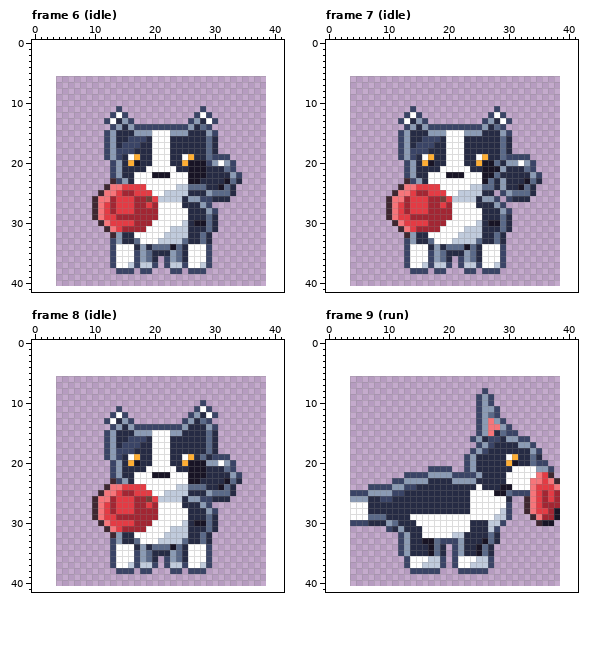
Two versions of one pixel-art file, art/skins-animals/social-frisbee-dog@88.aseprite. Above is the file before it was changed.
35x35 pixels, 12 frames. Shown: frame 6 (idle), frame 7 (idle), frame 8 (idle), frame 9 (run). The old version is drawn lined up with the new one, on the new canvas. The commit also changed other frames, which this record leaves out.
The result:
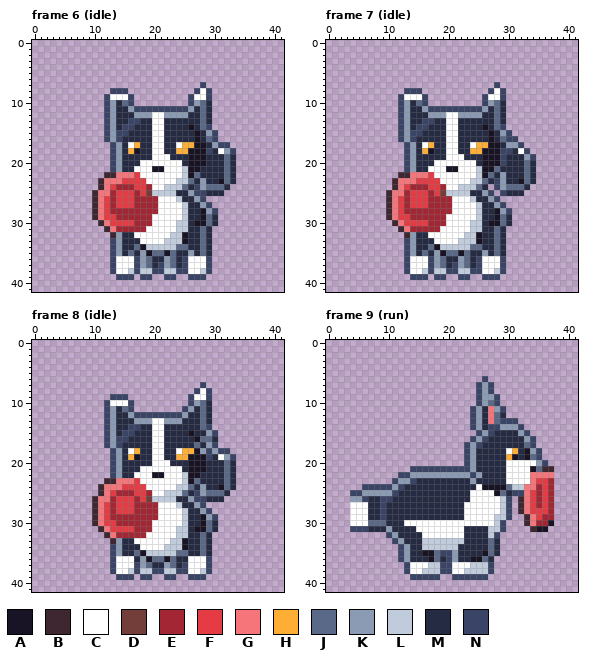
Palette (. is transparent): A #181425  B #3e2731  C #ffffff  D #733e39  E #a22633  F #e43b44  G #f6757a  H #feae34  J #5a6988  K #8b9bb4  L #c0cbdc  M #262b44  N #3a4466
Edits made:
canvas 35x35 -> 42x42, the old top-left corner now at 4,6
Frame 6 (idle):
y 7: x 28 . -> N
y 8: x 13..15 ... -> NNN; x 27..29 ... -> NCN
y 9: x 12..16 ..... -> NCCCN; x 26..29 .... -> NCCN
y 10: x 12..16 ..... -> NKMJN; x 26..29 .... -> NKJM
y 11: x 12..29 ..N.............N. -> NKMMKNNNNNNNNNKMJM
y 12: x 12..29 .NCN...........NCN -> NKMMMKKKCCKKKKMMJM
y 13: x 13 C -> K; x 15 K -> M; x 17..30 .........NKMCN -> NMMCCMMMMMMJM.
y 14: x 12..26 .NKMKNNNNNNNNNK -> NKMNNMMMCCMMMMA
y 15: x 14..15 MM -> NN; x 17..19 KKK -> MMM; x 22..25 CKKK -> MMMM; x 27 M -> A
y 16: x 14 M -> N; x 16..18 NNN -> MMM; x 22 C -> M; x 27 M -> A; x 30 M -> N
y 17: x 12..17 NKMNNN -> .NKMCH; x 22 C -> M; x 24..32 MMMMMJM.. -> CHHAAMKNN
y 18: x 12..17 NKNNNM -> .NKMHA; x 22 C -> M; x 24..29 MMMMMJ -> HHAAAN; x 31..33 ... -> CKN
y 19: x 12..14 NKN -> .NK; x 16..17 CH -> MM; x 25..33 CHMMJNNN. -> MAAAMMMJM
y 20: x 16..19 HAMM -> MMCC; x 23..25 MMH -> CCM; x 29..33 NKCKN -> MMMJM
y 21: x 17..18 MM -> CC; x 20..21 CC -> AA; x 24..25 MM -> CL; x 28 A -> M; x 33 N -> M
y 22: x 12..17 .NKMMC -> BBGGGF; x 20..22 AAA -> CCC; x 25 C -> L; x 27..28 AA -> JM; x 32..34 MKN -> JM.
y 23: x 11..18 ..BNKMCC -> BGGGFFFF; x 24..28 CCAAM -> LLJMK; x 31..34 MAJM -> AJM.
y 24: x 11..16 .BGGFF -> BGFEEE; x 19 C -> E; x 22..23 CC -> LL; x 25..33 LJJJMMAJM -> JMNKJJJM.
y 25: x 10..11 .B -> BG; x 13 G -> E; x 15..17 EEF -> FFE; x 19..21 FCC -> DLL; x 24..33 LLMMMKJJJM -> MMKNNMMM..
y 26: x 12 G -> F; x 19..23 DFLLL -> EECCC; x 26 K -> M; x 29..32 NMMM -> ....
y 27: x 19 F -> E; x 25 M -> L
y 28: x 14..16 FFF -> EEE; x 25 C -> L; x 28 M -> A
y 29: x 20 E -> C; x 25 C -> L; x 28 M -> A
y 30: x 24 C -> L
y 31: x 14 F -> E; x 23 L -> C; x 28..30 MJM -> JM.
y 32: x 22 L -> C; x 25 L -> A
y 33: x 17 J -> M; x 21 L -> C; x 25 J -> A
y 34: x 14..23 CCCMKMJJJA -> KMMJALLLLL; x 25..29 MCCCN -> JMMJM
y 35: x 14..17 CCCN -> KMJM; x 19..24 JMMMKJ -> AJJAJM; x 26..29 CCCN -> KMJM
y 36: x 21..25 .NKJM -> MKJMN
y 37: x 16 L -> C; x 18..24 LLN.NLL -> KJMNKJM; x 28 L -> C
y 38: x 13..23 .NNN.NN...N -> NCCLNLLNNLL; x 25..29 .NNN. -> NCCLN
y 39: x 14..16 ... -> NNN; x 18..19 .. -> NN; x 22..23 .. -> NN; x 26..28 ... -> NNN
Frame 7 (idle):
y 7: x 28 . -> N
y 8: x 13..15 ... -> NNN; x 27..29 ... -> NCN
y 9: x 12..16 ..... -> NCCCN; x 26..29 .... -> NCCN
y 10: x 12..16 ..... -> NKMJN; x 26..29 .... -> NKJM
y 11: x 12..29 ..N.............N. -> NKMMKNNNNNNNNNKMJM
y 12: x 12..29 .NCN...........NCN -> NKMMMKKKCCKKKKMMJM
y 13: x 13 C -> K; x 15 K -> M; x 17..30 .........NKMCN -> NMMCCMMMMMMJM.
y 14: x 12..26 .NKMKNNNNNNNNNK -> NKMNNMMMCCMMMMA
y 15: x 14..15 MM -> NN; x 17..19 KKK -> MMM; x 22..25 CKKK -> MMMM; x 27 M -> A
y 16: x 14 M -> N; x 16..18 NNN -> MMM; x 22 C -> M; x 27 M -> A; x 30..31 M. -> NN
y 17: x 12..17 NKMNNN -> .NKMCH; x 22 C -> M; x 24..32 MMMMMJM.. -> CHHAAMKKN
y 18: x 12..17 NKNNNM -> .NKMHA; x 22 C -> M; x 24..33 MMMMMJM... -> HHAAANNMCN
y 19: x 12..14 NKN -> .NK; x 16..17 CH -> MM; x 25..34 CHMMJNNNN. -> MAAANMMMKN
y 20: x 16..19 HAMM -> MMCC; x 23..25 MMH -> CCM; x 28..34 JMKKCKN -> ANMMMJM
y 21: x 17..18 MM -> CC; x 20..21 CC -> AA; x 24..25 MM -> CL; x 28..29 AK -> JM; x 34 N -> M
y 22: x 12..17 .NKMMC -> BBGGGF; x 20..22 AAA -> CCC; x 25 C -> L; x 27..29 AJM -> JMK; x 33..35 MKN -> JM.
y 23: x 11..18 ..BNKMCC -> BGGGFFFF; x 24..28 CCAJM -> LLJMN; x 32..35 MAJM -> AJM.
y 24: x 11..16 .BGGFF -> BGFEEE; x 19 C -> E; x 22..23 CC -> LL; x 25..28 LJJM -> JM.N; x 30..34 MMAJM -> JJJM.
y 25: x 10..11 .B -> BG; x 13 G -> E; x 15..17 EEF -> FFE; x 19..21 FCC -> DLL; x 24..27 LLMM -> MMKN; x 30..34 KJJJM -> MMM..
y 26: x 12 G -> F; x 19..23 DFLLL -> EECCC; x 26 K -> M; x 30..33 NMMM -> ....
y 27: x 19 F -> E; x 25 M -> L
y 28: x 14..16 FFF -> EEE; x 25 C -> L; x 28 M -> A
y 29: x 20 E -> C; x 25 C -> L; x 28 M -> A
y 30: x 24 C -> L
y 31: x 14 F -> E; x 23 L -> C; x 28..30 MJM -> JM.
y 32: x 22 L -> C; x 25 L -> A
y 33: x 17 J -> M; x 21 L -> C; x 25 J -> A
y 34: x 14..23 CCCMKMJJJA -> KMMJALLLLL; x 25..29 MCCCN -> JMMJM
y 35: x 14..17 CCCN -> KMJM; x 19..24 JMMMKJ -> AJJAJM; x 26..29 CCCN -> KMJM
y 36: x 21..25 .NKJM -> MKJMN
y 37: x 16 L -> C; x 18..24 LLN.NLL -> KJMNKJM; x 28 L -> C
y 38: x 13..23 .NNN.NN...N -> NCCLNLLNNLL; x 25..29 .NNN. -> NCCLN
y 39: x 14..16 ... -> NNN; x 18..19 .. -> NN; x 22..23 .. -> NN; x 26..28 ... -> NNN
Frame 8 (idle):
y 7: x 28 . -> N
y 8: x 27..29 ... -> NCN
y 9: x 13..15 ... -> NNN; x 26..29 .... -> NCCN
y 10: x 12..16 ..... -> NCCCN; x 26..29 ..N. -> NKJM
y 11: x 12..16 ..N.. -> NKMJN; x 25..29 ..NCN -> NKMJM
y 12: x 12..30 .NCN..........NKMCN -> NKMMKNNNNNNNNKMMJM.
y 13: x 13 C -> K; x 15..26 KN........NK -> MMKKKCCKKKMM; x 29 N -> M
y 14: x 12..14 .NK -> NKM; x 16 K -> N; x 18..25 NNNNNNNK -> MMCCMMMM; x 28..30 MKN -> JN.
y 15: x 15..19 MMKKK -> NNMMM; x 22..24 CKK -> MMM; x 26 M -> A; x 29..30 JM -> KN
y 16: x 14..18 MMNNN -> NNMMM; x 22 C -> M; x 27..28 MM -> AJ
y 17: x 14..17 MNNN -> NMMM; x 22 C -> M; x 27 M -> J; x 29..30 JM -> KN
y 18: x 12..17 NKNNNM -> .NKMCH; x 22 C -> M; x 24..32 MMMMMJM.. -> CHHAKNKNN
y 19: x 12..14 NKN -> .NK; x 16..17 CH -> HA; x 22 C -> M; x 24..33 MCHMJMNNN. -> HHAAANMCKN
y 20: x 16..17 HA -> MM; x 25 H -> M; x 29..33 KKCKN -> MMMJM
y 21: x 18 M -> C; x 24 M -> C; x 33 N -> M
y 22: x 22 A -> C; x 25 C -> L; x 28 A -> M; x 32..34 MKN -> JM.
y 23: x 12 . -> B; x 14..17 NKMC -> GGGF; x 25 C -> L; x 27 A -> J; x 32..34 AJM -> JM.
y 24: x 11..12 .B -> BG; x 27..28 JJ -> MK
y 25: x 13..14 GF -> FE; x 19 F -> E; x 25 L -> J; x 27..29 MMK -> NKJ; x 32..33 JM -> M.
y 26: x 18 E -> F; x 20 F -> L; x 24 L -> M; x 27 K -> N; x 29 N -> M; x 32 M -> .
y 27: x 19 F -> E; x 24 C -> L; x 27..29 MKN -> KN.
y 28: x 25 C -> L; x 28..30 MKN -> KN.
y 29: x 13 F -> E; x 25 C -> L; x 28..30 MJM -> AKN
y 30: x 10..12 .BG -> BGF; x 14..16 FFF -> EEE; x 27 A -> M
y 31: x 11..13 .BG -> BGF; x 15..16 EE -> FF; x 19 C -> E; x 23 L -> C; x 27..28 MM -> AA
y 32: x 12..18 .BKMMCC -> BGEEEEE; x 22..23 LL -> CC
y 33: x 13 N -> B; x 17 J -> C; x 21..22 LL -> CC; x 25 J -> A
y 34: x 14..16 CCC -> KMM; x 18..29 KMJJJAJMCCCN -> CCCCLLLAMMJM
y 35: x 14..23 CCCNKJMMMK -> KMMJALLLLL; x 25..29 MCCCN -> JMMJM
y 36: x 17 N -> M; x 19..24 JM.NKJ -> AJJAJM
y 37: x 16 L -> C; x 18..24 LLN.NLL -> KJMMKJM; x 28 L -> C
y 38: x 13..23 .NNN.NN...N -> NCCLNLLNNLL; x 25..29 .NNN. -> NCCLN
y 39: x 14..16 ... -> NNN; x 18..19 .. -> NN; x 22..23 .. -> NN; x 26..28 ... -> NNN
Frame 9 (run):
y 6: x 26 . -> N
y 7: x 25..27 ... -> NKN
y 8: x 25..27 .N. -> NKN
y 9: x 27..28 N. -> KN
y 10: x 27..28 N. -> JN
y 11: x 24..29 .NKKN. -> NKMGKN
y 12: x 24..29 .NKJN. -> NKMGJM
y 13: x 24..26 .NK -> NKM; x 28 K -> J; x 30..31 .. -> NN
y 14: x 24..28 .NKGG -> NKMNN; x 30..32 N.. -> KKN
y 15: x 27 G -> N; x 29..33 JNN.. -> MMMKN
y 16: x 26..28 MNN -> NMM; x 30..34 KKNN. -> MMMKN
y 17: x 23..24 .. -> NK; x 26..27 KN -> MM; x 32..33 KK -> MJ
y 18: x 23..26 .NKN -> NKMM; x 30..31 MM -> CH; x 33 M -> A
y 19: x 30..31 CH -> HA; x 33 M -> A; x 35 M -> N
y 20: x 30..35 HAMMJN -> CCCCCK
y 21: x 14..16 ... -> NNN; x 21..22 .. -> NN; x 30 M -> C; x 34..37 CKKN -> AJBB
y 22: x 12 . -> N; x 14..16 NNN -> KKK; x 21..23 NNN -> KKK; x 34 C -> G; x 36..37 FB -> GG
y 23: x 12 N -> K; x 14..16 KKK -> NMM; x 21..23 KKK -> MMM; x 35 G -> F; x 37..38 GB -> E.
y 24: x 6 . -> N; x 12..14 KNN -> NMM; x 26..28 MMM -> AAA; x 30..33 ACCC -> JLLG; x 35 F -> E; x 37..38 FG -> E.
y 25: x 6 N -> K; x 12 N -> M; x 29..30 AJ -> JM; x 33..38 NGFEFE -> GFEFE.
y 26: x 6 K -> N; x 29..30 CM -> LN; x 32..38 .BGFEFE -> BGFEFE.
y 27: x 9 M -> N; x 23 M -> C; x 29 C -> L; x 32..36 .BGFE -> BGFEF; x 38 E -> .
y 28: x 9 M -> N; x 23 M -> C; x 32..34 .BG -> BGF; x 38 A -> .
y 29: x 7..9 JJJ -> MMN; x 14..22 CCCCCCCCC -> MMMMMMMMM; x 33..35 .BG -> BGF; x 38 A -> .
y 30: x 4..11 NNNMMMKJ -> CCCJJJMM; x 13..14 MM -> CC; x 24..27 MMML -> CCCC; x 33..36 ..BA -> BGEE
y 31: x 4..10 ......N -> NNNMMMK; x 12 K -> M; x 15 M -> C; x 23 C -> M; x 28..29 N. -> LN; x 34..36 ... -> BAA
y 32: x 10..13 ..NK -> NKMM; x 21..22 LL -> CC; x 27..28 JM -> LN
y 33: x 11..13 .NK -> NKM; x 16..22 AAJNNNK -> LLLLLLL; x 26 A -> M
y 34: x 16..22 MAJM.NK -> LLLLLLM; x 25..28 AJM. -> MMJM
y 35: x 16 M -> A; x 19..22 M.NK -> NNKM; x 25..28 AJM. -> MAJM
y 36: x 12..27 .NCCCLLN.NCCCLLN -> NKMMMAJMNKMMAAJM
y 37: x 16 L -> C; x 20..21 .N -> NC
y 38: x 13..27 .NNNNN...NNNNN. -> NCCLLLNNCCLLLLN
y 39: x 14..18 ..... -> NNNNN; x 21..26 ...... -> NNNNNN
Changed places in both pictures, as pixel boxes (x1, y1, x2, y2):
changed: (92, 82, 242, 280)
changed: (386, 82, 542, 280)
changed: (92, 382, 242, 580)
changed: (350, 376, 560, 580)
